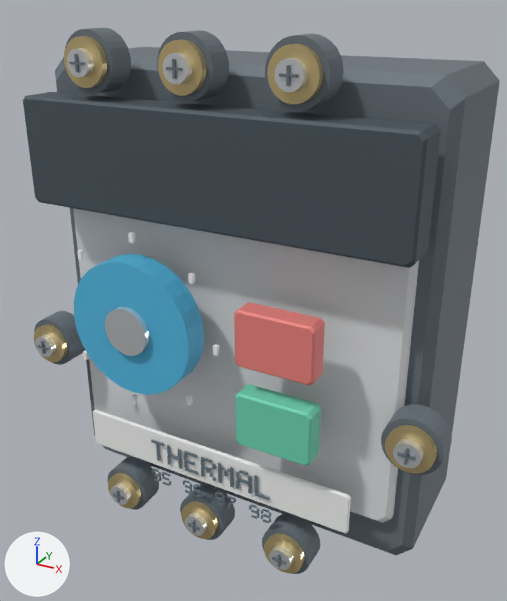
Renders of the glTF model assets/models/detailed/thermalRelay.glb from each side of a commit.
Before and after are seen from a 50 mm camera at (1.87, -3.46, 1.66) aimed at (0.01, -0.09, -0.03). The axes (+X, +Y, +Z) are drawn at lower left. The lights are the same throughout. The picture after the commit comes second. Vertices at exactly the same position are counted once.

In view in the first picture: 'thermalRelay-detailed'.
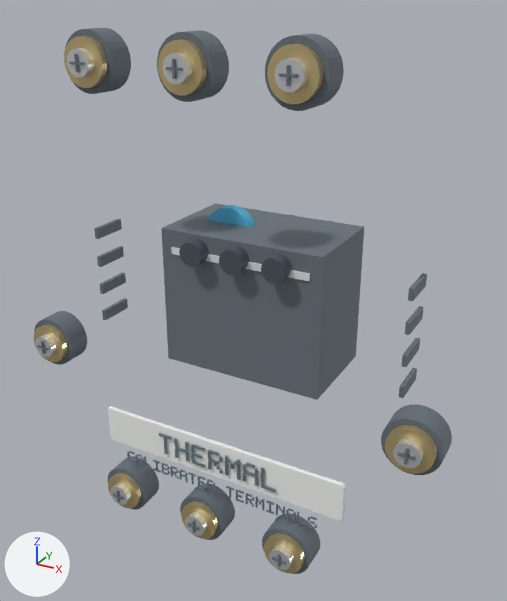
Pixel boxes [x1, y1, x2, y2] of what changed, in the pictures (507 x 601 px; the box of a moved part takes in the faces that stretch with it):
'thermalRelay-detailed', reshaped (12% narrower)
    before: [23, 28, 500, 574]
    after: [34, 28, 452, 574]
part 1 of me_thermalrelay, added
    after: [179, 238, 209, 267]
part 2 of me_thermalrelay, added
    after: [219, 246, 249, 275]
part 3 of me_thermalrelay, added
    after: [261, 254, 292, 284]
part 4 of me_thermalrelay, added (cyan)
    after: [208, 205, 255, 227]
part 5 of me_thermalrelay, added
    after: [102, 298, 128, 320]
part 6 of me_thermalrelay, added
    after: [100, 272, 126, 294]
part 7 of me_thermalrelay, added
    after: [97, 246, 124, 267]
part 8 of me_thermalrelay, added
    after: [94, 219, 122, 239]
part 9 of me_thermalrelay, added
    after: [399, 368, 417, 398]
part 10 of me_thermalrelay, added
    after: [402, 338, 420, 367]
part 11 of me_thermalrelay, added
    after: [405, 306, 424, 335]
part 12 of me_thermalrelay, added
    after: [408, 273, 427, 301]
part 13 of me_thermalrelay, moved or reshaped
    before: [151, 439, 164, 446]
    after: [159, 433, 172, 440]
part 14 of me_thermalrelay, moved or reshaped
    before: [168, 454, 181, 460]
    after: [175, 447, 188, 454]
part 15 of me_thermalrelay, deleted
    before: [23, 47, 500, 555]
part 16 of me_thermalrelay, cut back
    before: [93, 410, 351, 533]
    after: [108, 203, 364, 529]

What the commit changed:
Material 'metal' (mat_metal) is new.
Its base color is (0.62, 0.667, 0.698) (light grey #ced5da).
Its metallic is 0.75.
Its roughness is 0.28.
me_thermalrelay is used by ob_thermalrelay_detailed; location (0.0, 0.0, 0.0).
me_thermalrelay had 4592 vertices, 8014 faces and spanned x -1.32..1.32, y -0.77..0.61, z -1.49..1.49.
me_thermalrelay now has 5062 vertices, 8832 faces and spans x -1.32..1.32, y -0.68..0.43, z -1.49..1.49.
me_thermalrelay part 1: a new loose piece, a 32-sided cylinder along y spanning x -0.337..-0.193, y -0.336..-0.24, z 0.217..0.361, in mat_black (greyish blue #47535c).
me_thermalrelay part 2: a new loose piece, a 32-sided cylinder along y spanning x -0.072..0.072, y -0.336..-0.24, z 0.217..0.361, in mat_black (greyish blue #47535c).
me_thermalrelay part 3: a new loose piece, a 32-sided cylinder along y spanning x 0.193..0.337, y -0.336..-0.24, z 0.217..0.361, in mat_black (greyish blue #47535c).
me_thermalrelay part 4: a new loose piece, a 32-sided cylinder along y spanning x -0.373..-0.06, y 0.013..0.085, z 0.169..0.482, in mat_blue (cyan #53b8e2).
me_thermalrelay part 5: a new loose piece, a box spanning x -1.016..-0.991, y -0.273..-0.043, z -0.313..-0.247, in mat_dark (grey #69737c).
me_thermalrelay part 6: a new loose piece, a box spanning x -1.016..-0.991, y -0.273..-0.043, z -0.127..-0.06, in mat_dark (grey #69737c).
me_thermalrelay part 7: a new loose piece, a box spanning x -1.016..-0.991, y -0.273..-0.043, z 0.06..0.127, in mat_dark (grey #69737c).
me_thermalrelay part 8: a new loose piece, a box spanning x -1.016..-0.991, y -0.273..-0.043, z 0.247..0.313, in mat_dark (grey #69737c).
me_thermalrelay part 9: a new loose piece, a box spanning x 0.991..1.016, y -0.273..-0.043, z -0.313..-0.247, in mat_dark (grey #69737c).
me_thermalrelay part 10: a new loose piece, a box spanning x 0.991..1.016, y -0.273..-0.043, z -0.127..-0.06, in mat_dark (grey #69737c).
me_thermalrelay part 11: a new loose piece, a box spanning x 0.991..1.016, y -0.273..-0.043, z 0.06..0.127, in mat_dark (grey #69737c).
me_thermalrelay part 12: a new loose piece, a box spanning x 0.991..1.016, y -0.273..-0.043, z 0.247..0.313, in mat_dark (grey #69737c).
me_thermalrelay part 13: the loose piece of 8 vertices spanning x -0.41..-0.31, y -0.63..-0.62, z -0.85..-0.84 is moved by (0.0, 0.08, 0.0).
me_thermalrelay part 14: the loose piece of 8 vertices spanning x -0.28..-0.19, y -0.63..-0.62, z -0.91..-0.9 is moved by (0.0, 0.08, 0.0).
me_thermalrelay part 15: 159 loose pieces with 2060 vertices, spanning x -1.17..1.17, y -0.77..0.61, z -1.4..1.33, are deleted.
me_thermalrelay part 16: 44 vertices removed from x -0.88..0.88, y -0.61..-0.58, z -1.03..-0.78; 2048 vertices added at x -0.82..0.82, y -0.55..0.43, z -1.14..0.39.
Other edits to the shape of me_thermalrelay do not show in these pictures.
me_thermalrelay no longer uses material mat_green (green #6ed4b4).
me_thermalrelay no longer uses material mat_rubber (greyish blue #555f66).
me_thermalrelay no longer uses material mat_white (white #f9faf8).
me_thermalrelay gains material mat_metal (light grey #ced5da).
